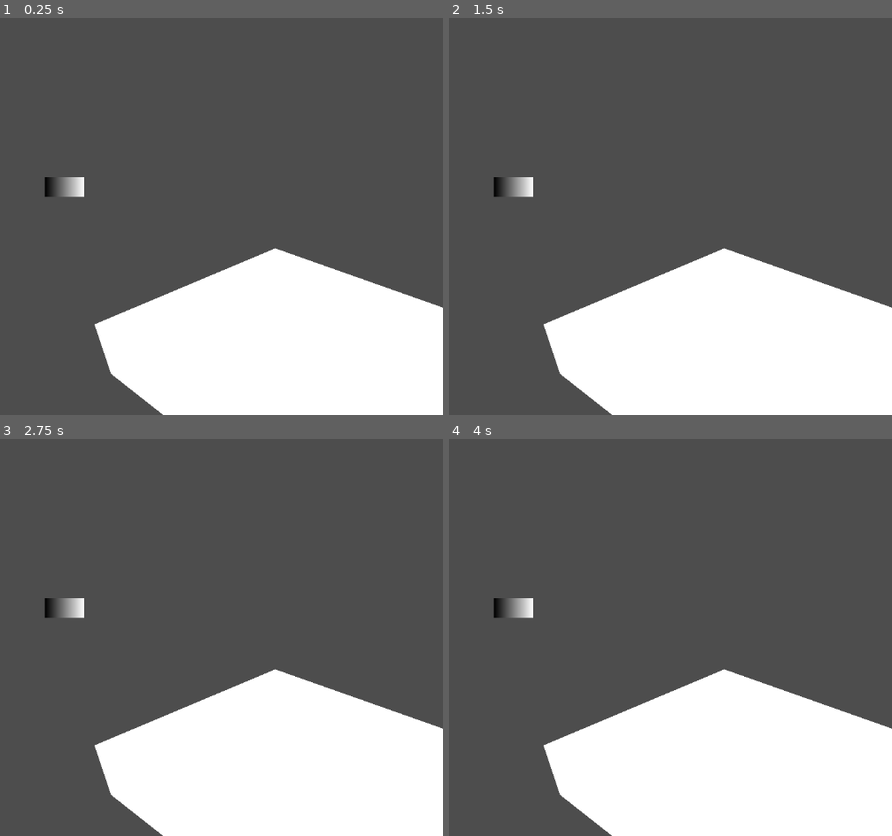
Above: before the commit, frames 1-4 (two rows, left to right).
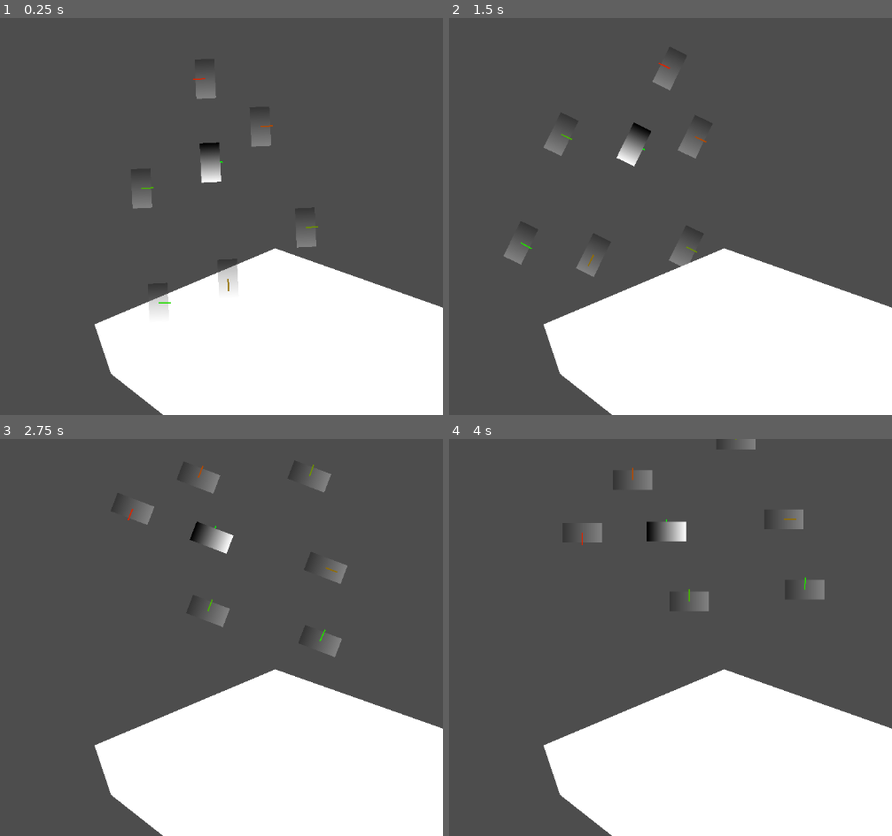
Above: after the commit, the same moments.

Repository: appellatebaton0/wierd-jam
Game: Godot game, scene res://Scenes/Main.tscn
The game is run twice, just before and just after one commit, with the same random seed, the same clock (stepped at 60 frames per second) and the same inputs.
Inputs:
- Up to frame 1 (0.25 s): no input
- Up to frame 2 (1.5 s): tap Enter at 0.5 s; hold W 0.53-1.28 s
- Up to frame 3 (2.75 s): hold W from 2.03 s (still down)
- Up to frame 4 (4 s): release W at 3.53 s

The runs differ from the first frame. In frame 1, 1.8% of the frame differs, in the area x 10-72%, y 15-74%; in frame 2, 1.8%; in frame 3, 1.8%; in frame 4, 1.7%.
Error before the commit: Out of bounds get index '0' (on base: 'Array[Transform]') (res://Scripts/Rail.gd:45)

Commit message:
h0.3 - Working Easing
The animation part of the rails is done, but I kinda want to change how it works. I'll leave it for now...

Rails have a set of transforms (position, rotation), and interpolate between them on start.

Diff:
--- a/Scenes/Main.tscn
+++ b/Scenes/Main.tscn
@@ -1,8 +1,40 @@
 [gd_scene format=3 uid="uid://p2tyqwglemqs"]
 
 [ext_resource type="PackedScene" uid="uid://c83kcii5cge5" path="res://Scenes/SimpleRail.tscn" id="1_r150o"]
+[ext_resource type="Script" uid="uid://c86lscdglgeil" path="res://Scripts/Transform.gd" id="2_idj7w"]
 
-[sub_resource type="GDScript" id="GDScript_r150o"]
+[sub_resource type="Resource" id="Resource_idj7w"]
+script = ExtResource("2_idj7w")
+pos = Vector2(264, -89)
+next_interpol_time = null
+
+[sub_resource type="Resource" id="Resource_kln2b"]
+script = ExtResource("2_idj7w")
+pos = Vector2(127, -87)
+rot = 3.1415927
+next_interpol_time = 3.0
+
+[sub_resource type="Resource" id="Resource_rgh2o"]
+script = ExtResource("2_idj7w")
+pos = Vector2(209, -173)
+
+[sub_resource type="Resource" id="Resource_pbw6q"]
+script = ExtResource("2_idj7w")
+pos = Vector2(455, -109)
+rot = 1.5707964
+
+[sub_resource type="Resource" id="Resource_v1gob"]
+script = ExtResource("2_idj7w")
+pos = Vector2(377, -239)
+
+[sub_resource type="Resource" id="Resource_jw32o"]
+script = ExtResource("2_idj7w")
+pos = Vector2(301, 25)
+
+[sub_resource type="Resource" id="Resource_50glp"]
+script = ExtResource("2_idj7w")
+pos = Vector2(489, 6)
+rot = 0.05235988
 
 [node name="Main" type="Node" unique_id=1226045905]
 
@@ -15,11 +47,9 @@
 polygon = PackedVector2Array(9, 176, 303, 52, 588, 153, 1026, 145, 1309, 169, 1325, 319, 1054, 441, 203, 389, 36, 257)
 
 [node name="SimpleRail" parent="." unique_id=1357488898 instance=ExtResource("1_r150o")]
-position = Vector2(-39.87506, -47.748814)
-velocity = Vector2(0.9946492, -0.10331187)
-points = Array[SubResource("GDScript_r150o")]([Object(RefCounted,"script":SubResource("GDScript_r150o"),"pos":Vector2(115, 42),"rot":0.0)
-, Object(RefCounted,"script":SubResource("GDScript_r150o"),"pos":Vector2(261, -79),"rot":0.0)
-, Object(RefCounted,"script":SubResource("GDScript_r150o"),"pos":Vector2(59.78788, -154.61597),"rot":0.0)
-])
+position = Vector2(331, -130)
+velocity = Vector2(-0.1391216, -0.9902754)
+easing = 0.4
+points = Array[ExtResource("2_idj7w")]([SubResource("Resource_idj7w"), SubResource("Resource_kln2b"), SubResource("Resource_rgh2o"), SubResource("Resource_pbw6q"), SubResource("Resource_v1gob"), SubResource("Resource_jw32o"), SubResource("Resource_50glp")])
 
 [node name="Camera2D" type="Camera2D" parent="." unique_id=1220805860]
--- a/Scenes/SimpleRail.tscn
+++ b/Scenes/SimpleRail.tscn
@@ -13,6 +13,8 @@
 
 [node name="SimpleRail" type="CharacterBody2D" unique_id=1357488898]
 script = ExtResource("1_w1t0f")
+easing = null
+debug_texture = SubResource("GradientTexture2D_d4d1x")
 
 [node name="Sprite2D" type="Sprite2D" parent="." unique_id=2124093363]
 texture = SubResource("GradientTexture2D_d4d1x")
--- a/Scripts/Rail.gd
+++ b/Scripts/Rail.gd
@@ -1,26 +1,15 @@
 @tool
 @abstract class_name Rail extends CharacterBody2D
+
+@export var easing := 0.4
+
+@export var debug_texture:Texture2D
 
 @warning_ignore("unused_private_class_variable")
 @export_tool_button("New Transform") var _new_transform := _add_transform
 @warning_ignore("unused_private_class_variable")
 @export_tool_button("Clear Transforms") var _rem_transforms := _clear_transforms
 
-class Transform:
-	var pos:Vector2
-	var rot:float
-
-	func _init(set_pos, set_rot) -> void:
-		pos = set_pos
-		rot = set_rot
-
-	func _debug_draw(with:Rail, interpolation:float):
-		var real_pos := pos - with.position
-
-		var color = lerp(Color(1,0,0), Color(0,1,0), interpolation)
-
-		with.draw_line(real_pos, real_pos + Vector2(0,-20).rotated(rot), color, 2)
-		with.draw_circle(real_pos, 10.0, color)
 
 ## Lerp from one transform to another.
 @warning_ignore("shadowed_variable")
@@ -29,49 +18,79 @@
 	var pos = lerp(from.pos, to.pos, ease(lerp_amnt, ease_amnt))
 	var rot = lerp(from.rot, to.rot, ease(lerp_amnt, ease_amnt))
 
-	return Transform.new(pos, rot)
+	var new = Transform.new()
+	new.pos = pos
+	new.rot = rot
 
-@export_storage var points:Array[Transform]
+	return new
+
+@export var points:Array[Transform]
 var current := 0
 var next := 1
 var lerp_amnt = 0.0
 
-func _ready() -> void:
-	print(points)
-	pass
+var form:Transform
+func _physics_process(delta: float) -> void:
 
-func _physics_process(delta: float) -> void:
+	if Engine.is_editor_hint() or not len(points): return
+
 
 	var a = points[current]
 	var b = points[next]
 
-	var form = interpolate(a, b, lerp_amnt)
+	form = interpolate(a, b, ease(lerp_amnt, easing))
 
-	velocity = position.direction_to(form.pos) * delta * 60
+	velocity = (form.pos - global_position) / delta
 
-	lerp_amnt = move_toward(lerp_amnt, 1.0, delta)
+	rotation = form.rot
+
+	lerp_amnt = move_toward(lerp_amnt, 1.0, delta / points[current].next_interpol_time)
+
+	if lerp_amnt == 1 and next != current:
+		current = next
+		next = min(next + 1, len(points) - 1)
+		lerp_amnt = 0.0
+
 
 	move_and_slide()
 
 	pass
 
+func mag(a:Vector2, b:Vector2) -> Vector2:
+	return (b - a) / a.direction_to(b)
 
 ## Tool Functionality.
 
 
 func _clear_transforms():
+	var unre := EditorInterface.get_editor_undo_redo()
+
+	unre.create_action("Clear Rail Points")
 	points.clear()
+	unre.add_do_method(self, "queue_redraw")
 
-	queue_redraw()
+	unre.commit_action()
+	#points.clear()
+
+	#queue_redraw()
 
 func _add_transform():
-	points.append(Transform.new(position, rotation))
+	var unre := EditorInterface.get_editor_undo_redo()
 
-	rotation = 0.0
+	unre.create_action("Make Rail Point")
+	unre.add_do_method(self, "queue_redraw")
 
-	queue_redraw()
+	var new = Transform.new()
+	new.pos = global_position
+	new.rot = rotation
 
-func _draw() -> void: if Engine.is_editor_hint():
+	points.append(new)
+
+	unre.add_do_property(self, "rotation", 0.0)
+
+	unre.commit_action()
+
+func _draw() -> void: #if Engine.is_editor_hint():
 
 	var length = len(points)
 	for i in range(length):
@@ -80,6 +99,8 @@
 
 		point._debug_draw(self, interpol)
 
+	if form: form._debug_draw(self, 1.0)
+
 var last:Vector2
 func _process(_delta: float) -> void: if Engine.is_editor_hint():
 	if last != position:
--- /dev/null
+++ b/Scripts/Transform.gd
@@ -0,0 +1,16 @@
+@tool
+class_name Transform extends Resource
+
+@export var pos:Vector2
+@export var rot:float
+
+@export var next_interpol_time := 1.0
+
+func _debug_draw(with:Rail, interpolation:float):
+	var real_pos := pos - with.global_position
+
+	var color = lerp(Color(1,0,0), Color(0,1,0), interpolation)
+
+	with.draw_texture(with.debug_texture, real_pos - with.debug_texture.get_size() / 2, Color(1,1,1, 0.3))
+	with.draw_line(real_pos, real_pos + Vector2(0,-20).rotated(rot), color, 2)
+	#with.draw_circle(real_pos, 10.0, color)
--- a/project.godot
+++ b/project.godot
@@ -19,6 +19,10 @@
 
 project/assembly_name="wierd-jam"
 
+[editor_plugins]
+
+enabled=PackedStringArray("res://addons/godot_super-wakatime/plugin.cfg")
+
 [physics]
 
 3d/physics_engine="Jolt Physics"
Not shown, added: Scripts/Transform.gd.uid
